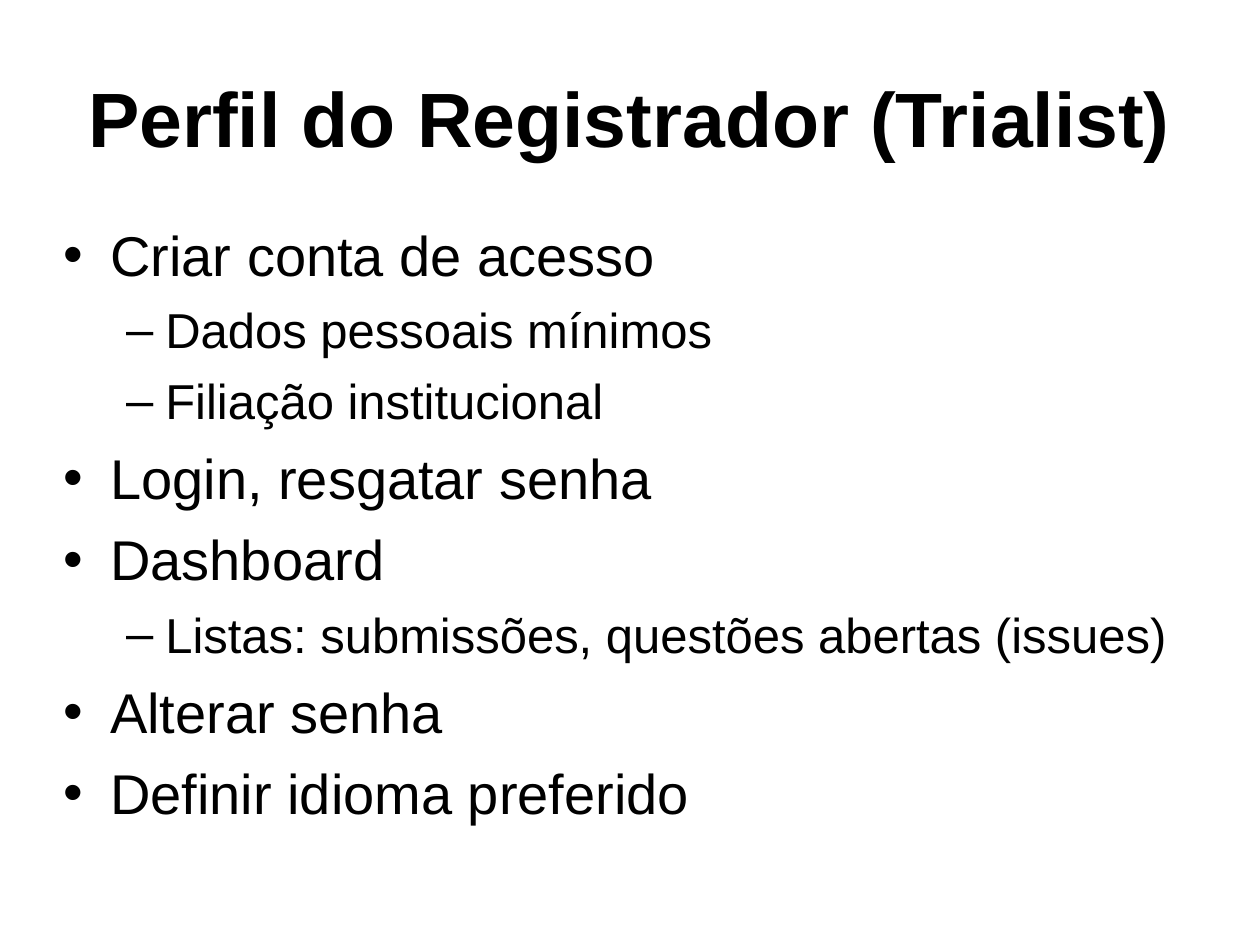
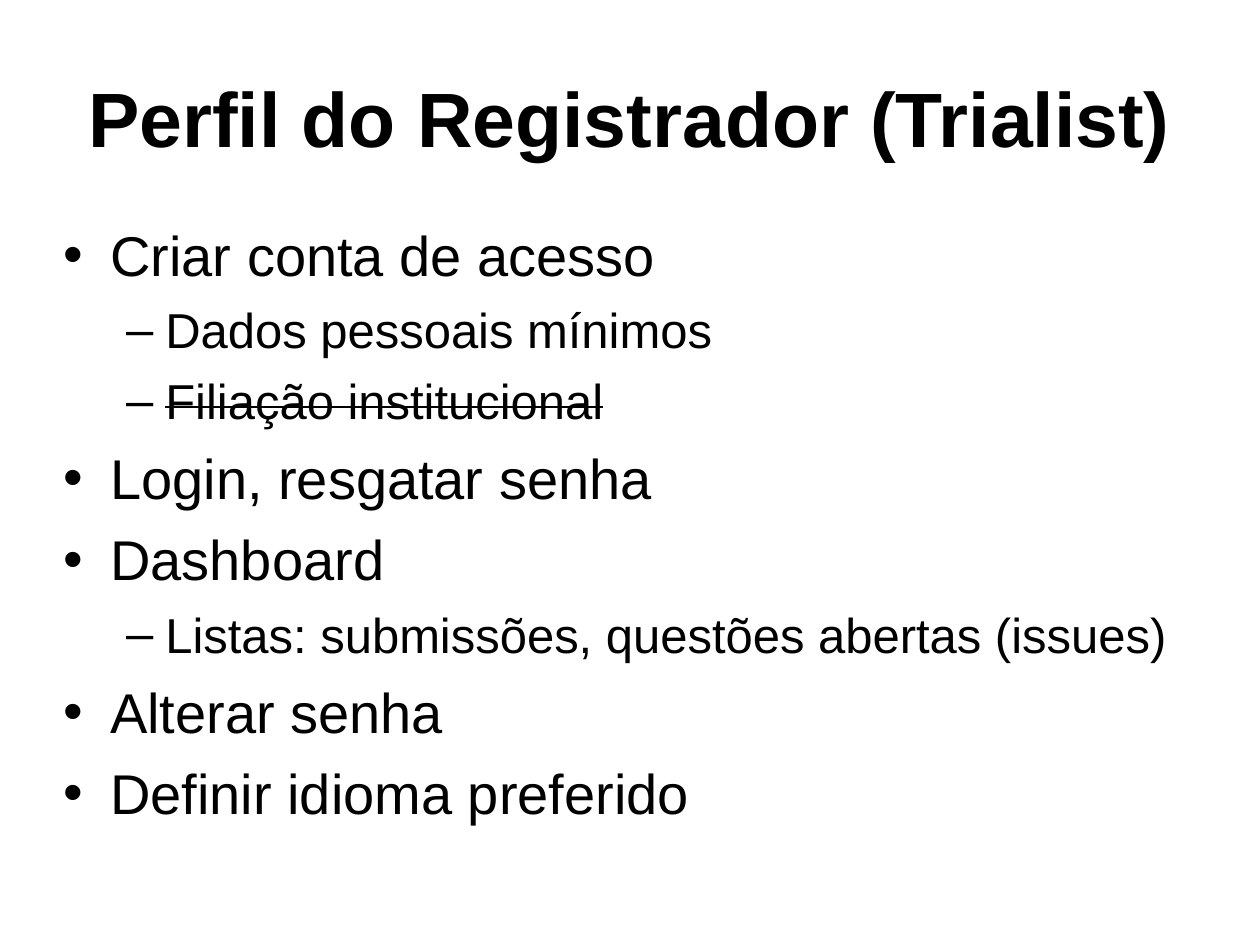
Before and after one commit to bireme/opentrials, a slide deck: slide 5 of docs/fiocruz-2009-11.odp. Drawn at 1260x945 pixels with LibreOffice and Linux fonts; fonts in the diff are those of the drawing; background and template pictures are left out. Boxes give left, top, right and bottom in pixels: in the first picture for what was removed or moved away, otherwise in the second. Text is boxed around its words. In the diff, an @@ line names an element or a change of style, - is before the commit and + after.

```diff
--- a/docs/fiocruz-2009-11.odp
+++ b/docs/fiocruz-2009-11.odp
@@ text at bbox=[165, 383, 604, 430]: strikethrough on in "Filiação institucional" @@
```
Also in this commit, not shown: 5 other slides changed, 4 other files.
